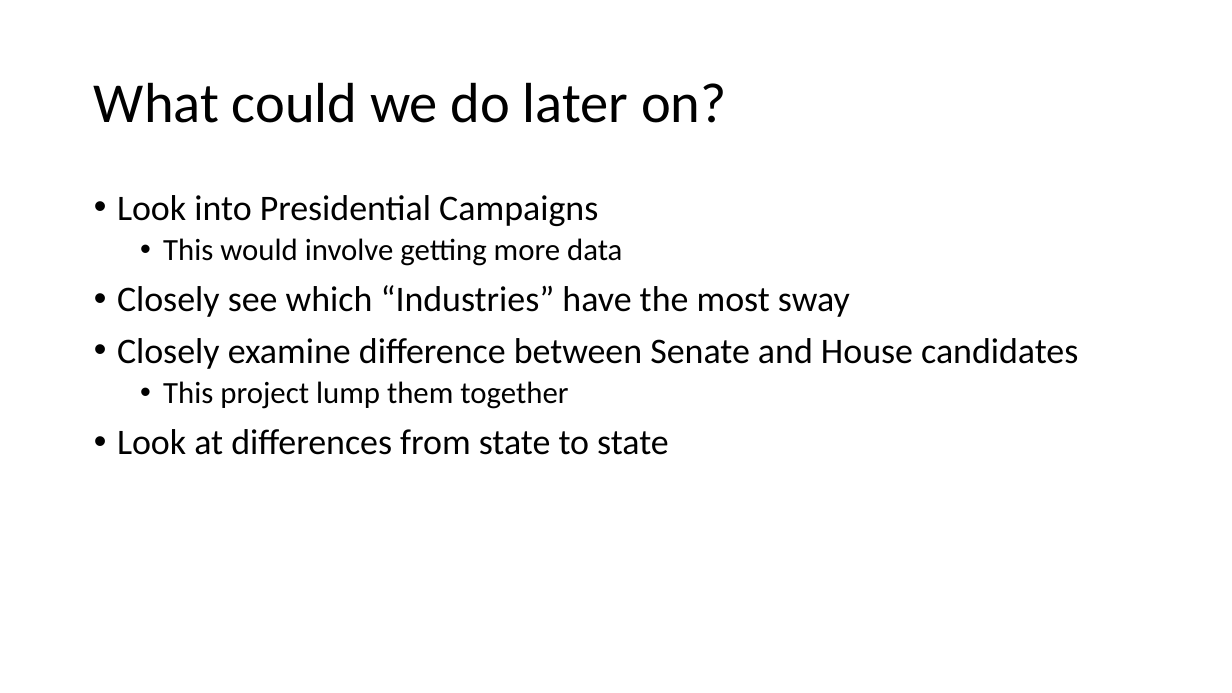
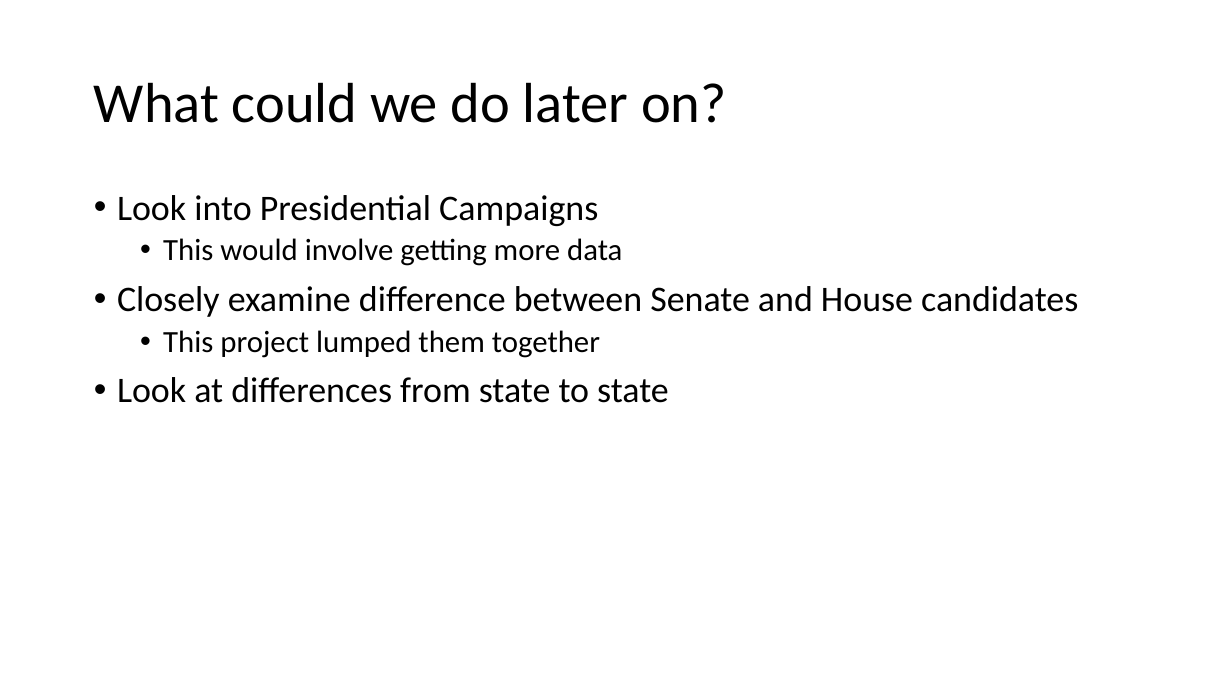
Before and after one commit to arifyali/50-percent-Chance-of-Awesome, a slide deck: slide 5 of Arif Slides.pptx. Drawn at 1232x693 pixels with LibreOffice and Linux fonts; fonts in the diff are those of the drawing. Boxes give left, top, right and bottom in pixels: in the first picture for what was removed or moved away, otherwise in the second. Text is boxed around its words. In the diff, an @@ line names an element or a change of style, - is before the commit and + after.

Commit message:
Arif's slides - final

```diff
--- a/Arif Slides.pptx
+++ b/Arif Slides.pptx
@@ text at [117, 285, 850, 317]: paragraph removed @@
-• Closely see which “Industries” have the most sway
@@ text at [163, 330, 600, 358]: text changed @@
-  • This project lump them together
+  • This project lumped them together
```
